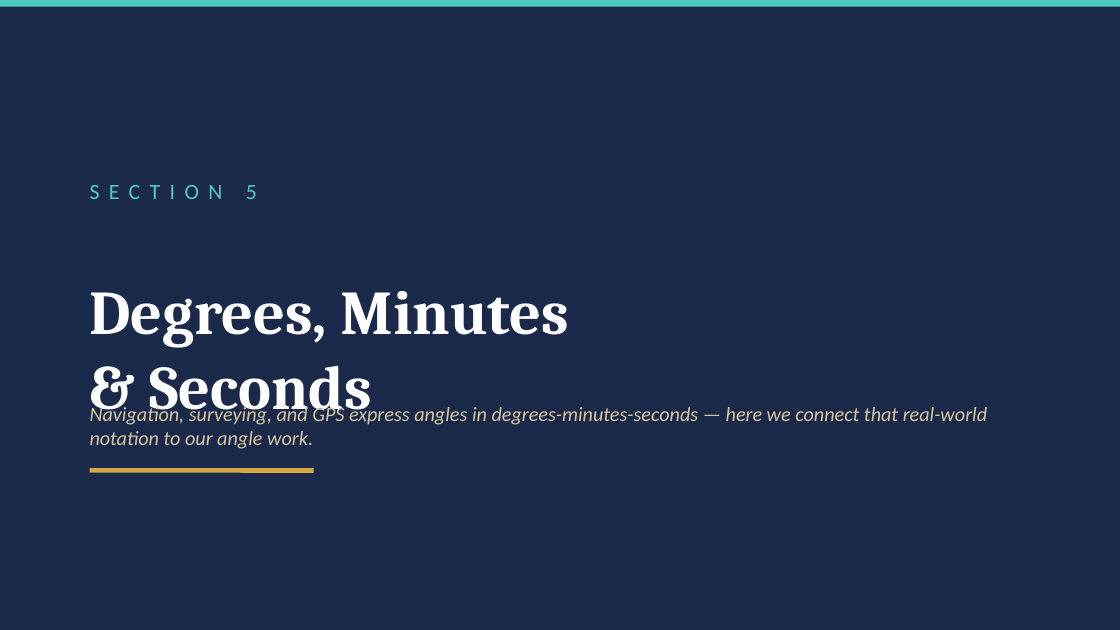
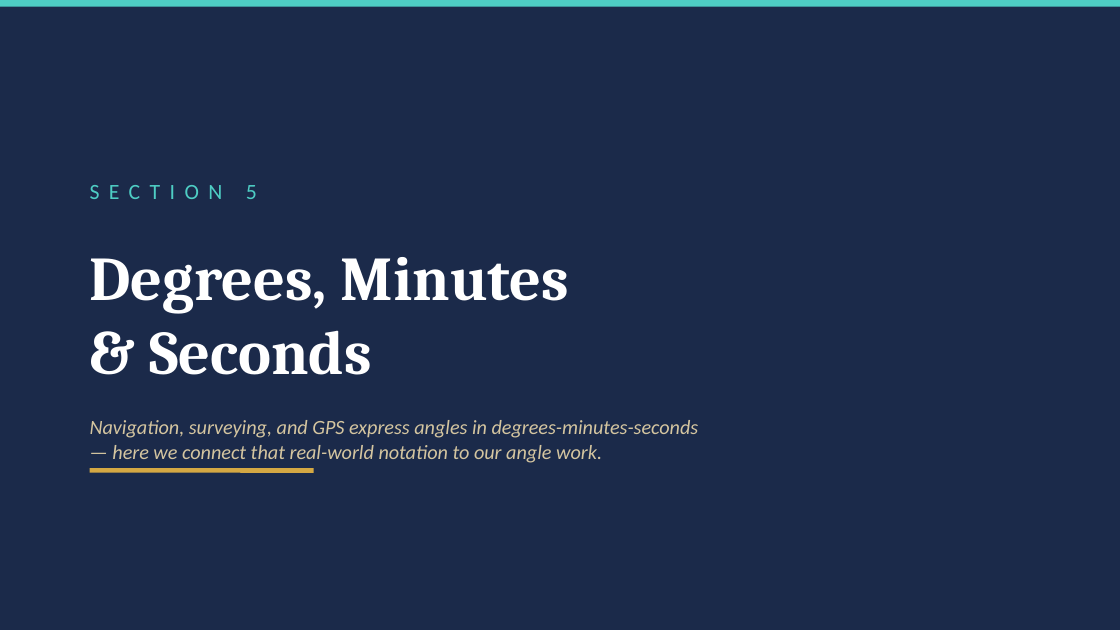
Before and after one commit to andrewhvolk/andrewhvolk.github.io, a slide deck: slide 48 of slides/Math130Unit2C.pptx. Drawn at 1120x630 pixels with LibreOffice and Linux fonts; fonts in the diff are those of the drawing. Boxes give left, top, right and bottom in pixels: in the first picture for what was removed or moved away, otherwise in the second. Text is boxed around its words. In the diff, an @@ line names an element or a change of style, - is before the commit and + after.

```diff
--- a/slides/Math130Unit2C.pptx
+++ b/slides/Math130Unit2C.pptx
@@ text "Degrees, Minutes" rewrapped from [90,291,569,423] to [90,257,569,375] @@
@@ text "Navigation, surveying, and GPS express ..." rewrapped from [90,404,987,449] to [90,420,699,463] @@
```
Also in this commit, not shown: 8 other slides changed.
